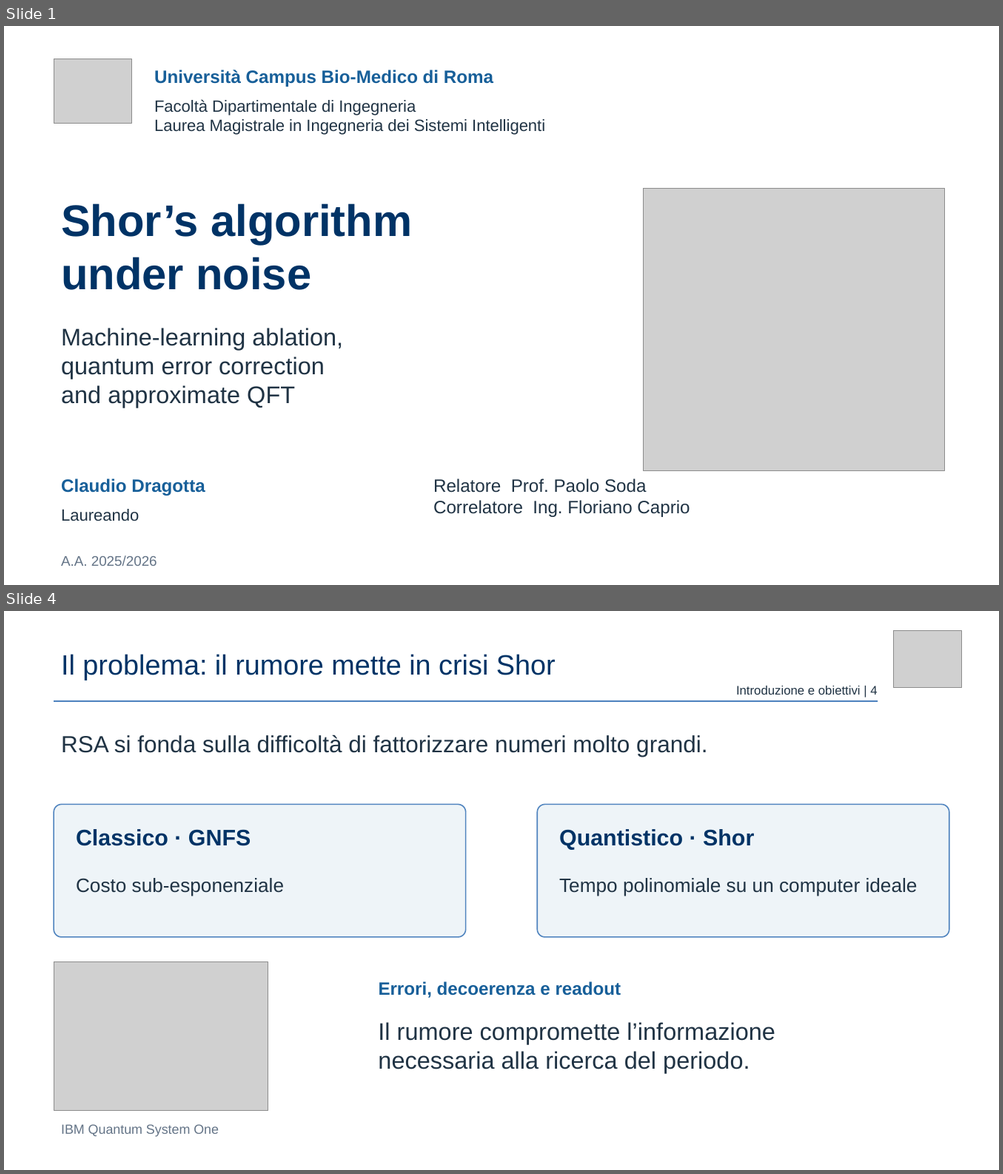
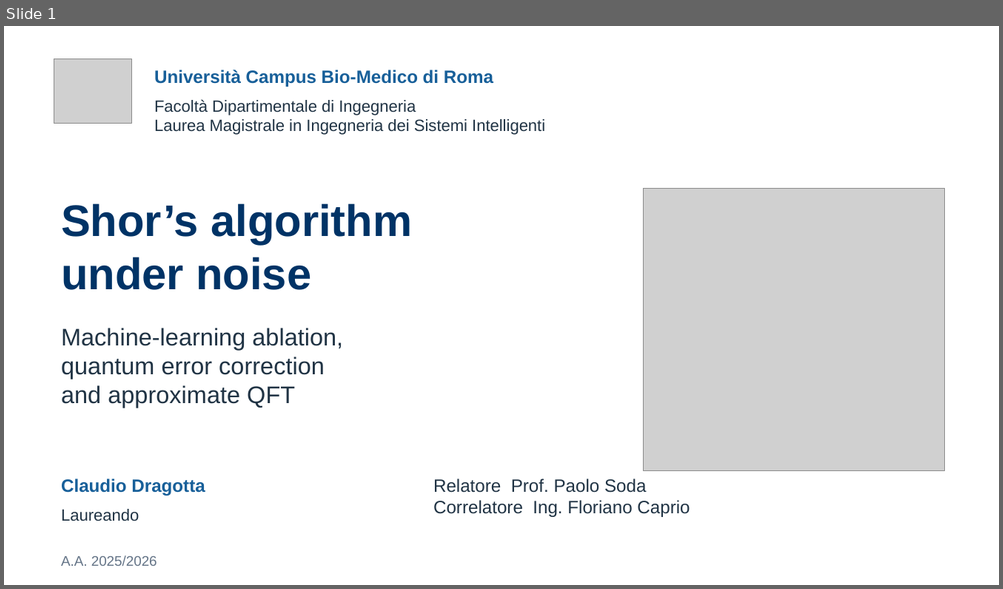
Before and after one commit to claudio-dragotta/shor-nisq-qec-thesis, a slide deck: presentazione/Dragotta Claudio - VERSIONE AGGIORNATA.pptx. Shown one above the other, each under a label of ours: slides 1 and 4 before the commit, slide 1 after it; the slides between them are not shown. The pictures are 1003x1174 and 1003x589 pixels, drawn with LibreOffice and Linux fonts; fonts in the diff are those of the drawing; grey boxes stand for pictures. Boxes give left, top, right and bottom in pixels: in the first picture for what was removed or moved away, otherwise in the second. Text is boxed around its words. In the diff, an @@ line names an element or a change of style, - is before the commit and + after.

```diff
--- a/presentazione/Dragotta Claudio - VERSIONE AGGIORNATA.pptx
+++ b/presentazione/Dragotta Claudio - VERSIONE AGGIORNATA.pptx
@@ slide 4 removed at (4, 611, 999, 1170), background #FFFFFF @@
@@ picture removed at (893, 631, 962, 688) @@
@@ text removed at (61, 654, 555, 681) @@
-Il problema: il rumore mette in crisi Shor
@@ text removed at (736, 686, 876, 695) @@
-Introduzione e obiettivi | 4
@@ rectangle removed at (54, 701, 878, 702) @@
@@ text removed at (61, 735, 707, 757) @@
-RSA si fonda sulla difficoltà di fattorizzare numeri molto grandi.
@@ rounded rectangle removed at (54, 804, 466, 937) @@
@@ rounded rectangle removed at (538, 804, 949, 937) @@
@@ text removed at (76, 829, 250, 846) @@
-Classico · GNFS
@@ text removed at (559, 829, 754, 850) @@
-Quantistico · Shor
@@ text removed at (76, 878, 284, 897) @@
-Costo sub-esponenziale
@@ text removed at (559, 878, 917, 897) @@
-Tempo polinomiale su un computer ideale
@@ picture removed at (54, 963, 268, 1111) @@
@@ text removed at (378, 982, 621, 998) @@
-Errori, decoerenza e readout
@@ text removed at (378, 1022, 775, 1073) @@
-Il rumore compromette l’informazione
-necessaria alla ricerca del periodo.
@@ text removed at (61, 1125, 219, 1137) @@
-IBM Quantum System One
```
Also in this commit, not shown: 13 slides changed, 6 other slides removed, 29 other files.
